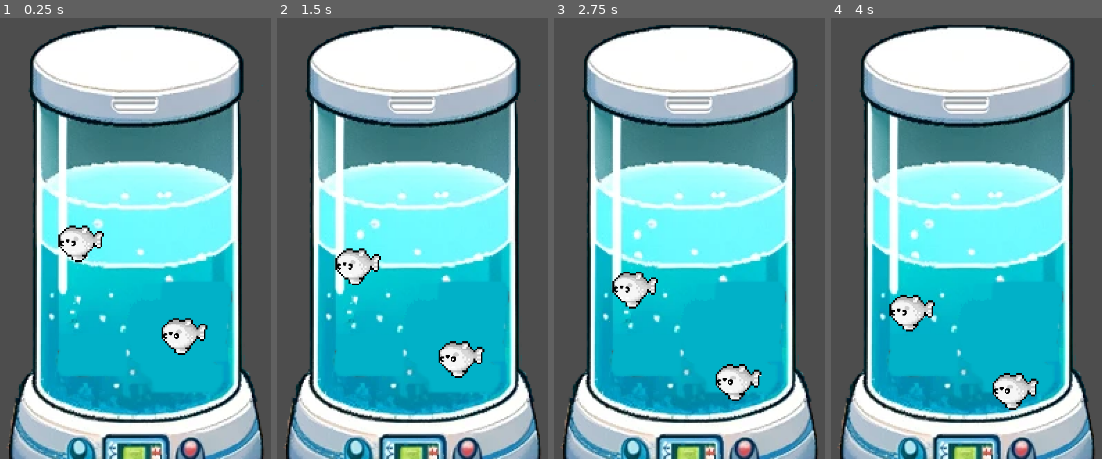
Above: before the commit, frames 1-4 (left to right).
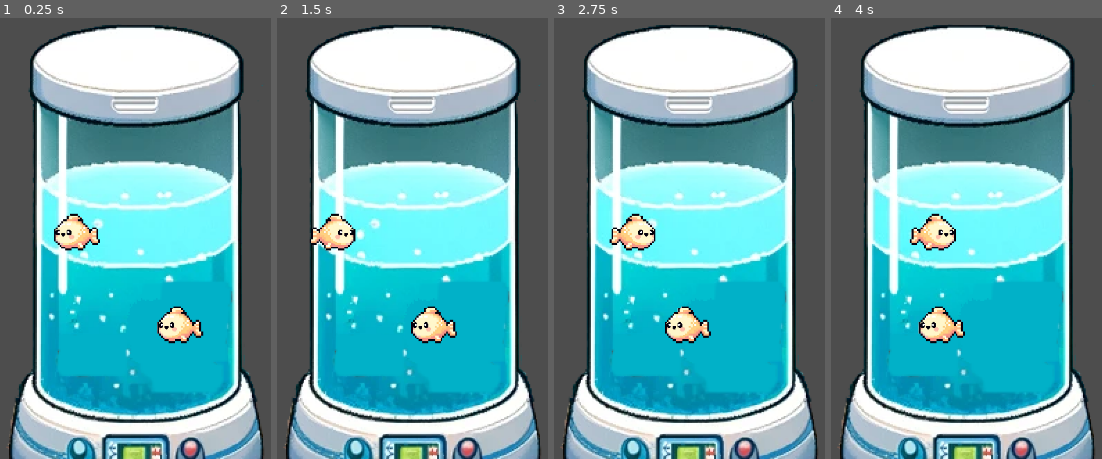
Above: after the commit, the same moments.

Repository: IkramKo/vertigrow
Game: Godot game, scene res://levels/farm.tscn
The game is run twice, just before and just after one commit, with the same random seed, the same clock (stepped at 60 frames per second) and the same inputs.
Inputs:
- Up to frame 1 (0.25 s): no input
- Up to frame 2 (1.5 s): no input
- Up to frame 3 (2.75 s): no input
- Up to frame 4 (4 s): no input

The runs differ from the first frame. In frame 1, 2.5% of the frame differs, in the area x 19-77%, y 44-77%; in frame 2, 3.8%; in frame 3, 3.9%, in the area x 20-77%, y 44-87%; in frame 4, 3.9%.

Commit message:
Added more fish logic and dead basil sprite

Diff:
--- a/game/objects_characters/fish.gd
+++ b/game/objects_characters/fish.gd
@@ -1,4 +1,7 @@
 extends CharacterBody2D
+
+# Time
+#var start_time = OS.get_ticks_msec()
 
 # Movement variables
 var speed = 1600
@@ -9,45 +12,43 @@
 
 # Fish attributes
 var health = 10
+var waste_rate = 0
+var age = 0
+var reproduction_rate = 0
 
 func _ready():
-	pass
+	init()
+	#start_time = OS.get_ticks_msec()
+	#pass
+
+#func _process(delta):
+	#var current_time = OS.get_ticks_msec()
+	#var elapsed_time = (current_time - start_time) / 1000.0
+	#print("Elapsed time in seconds: ", elapsed_time)
+
+func init():
+	sprite = get_child(0)
+
+func flip_sprite():
+	sprite.flip_h = !sprite.flip_h
+	direction.x = -direction.x
 
 func kill_fish():
-	sprite.texture = dead_fish
-	direction = Vector2(0, 1)
-	sprite.flip_h = false
+	if health <= 0:
+		sprite.texture = dead_fish
+		direction = Vector2(0, 1)
+		sprite.flip_h = false
 
+func set_health(health):
+	health = health
+
+func set_reproductive_rates(rate):
+	reproduction_rate = rate
+
+# Game loop
 func _physics_process(delta):
-	sprite = get_child(0)
 	movement = direction * speed * delta
 	var collision = move_and_collide(movement * delta)
 
 	if collision:
-		sprite.flip_h = !sprite.flip_h
-		direction.x = -direction.x
-
-	kill_fish()
-	#velocity = movement
-#
-	## Get the largest CollisionShape2D of the parent
-	#var largest_shape = null
-	#var max_length = 0
-	#for child_node in get_parent().get_children():
-		#for child in child_node.get_children():
-			#if child is CollisionShape2D:
-				#var length = 0
-				#if child.shape is SegmentShape2D:
-					#length = child.shape.b.distance_to(child.shape.a)
-				#else:
-					#length = child.shape.extents.length() * 2
-				#if length > max_length:
-					#max_length = length
-					#largest_shape = child
-				#print(largest_shape)
-	#
-	## Check if the character has hit the edge of the largest shape
-	#if largest_shape != null and global_position.distance_to(Vector2(0, 0)) > largest_shape.shape.extents.length() * 2:
-		#direction = direction * Vector2(-1, 1)
-
-	#move_and_collide(direction)
+		flip_sprite()
Binary file added: game/assets/dead_basil.png
Not shown, added: game/assets/dead_basil.png.import
